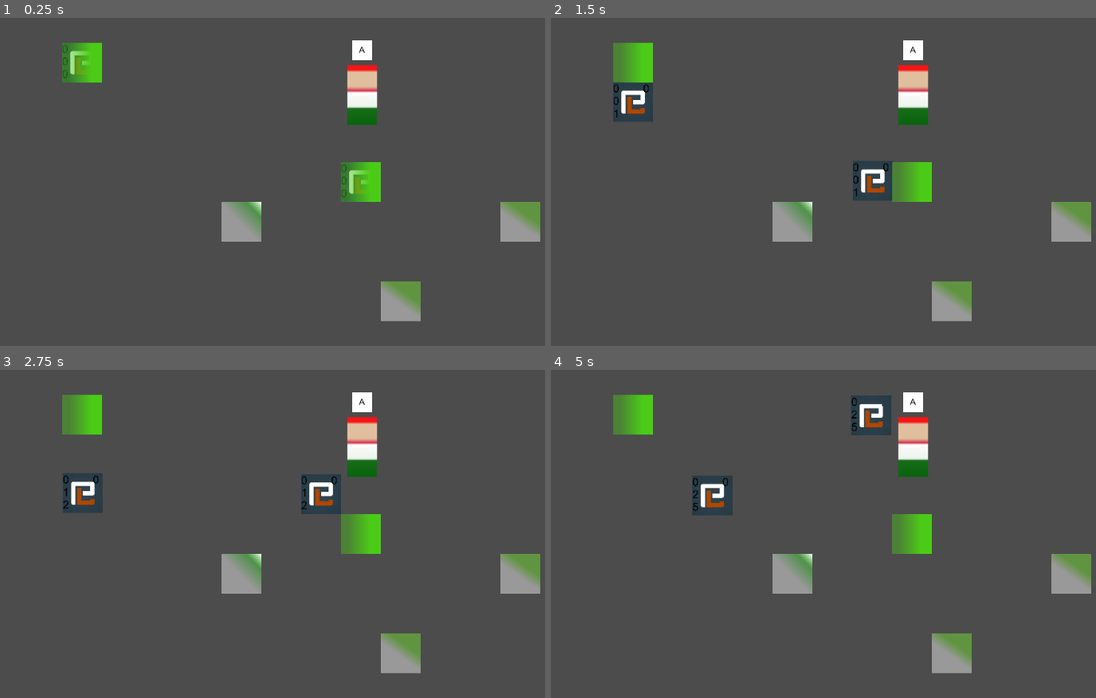
Above: before the commit, frames 1-4 (two rows, left to right).
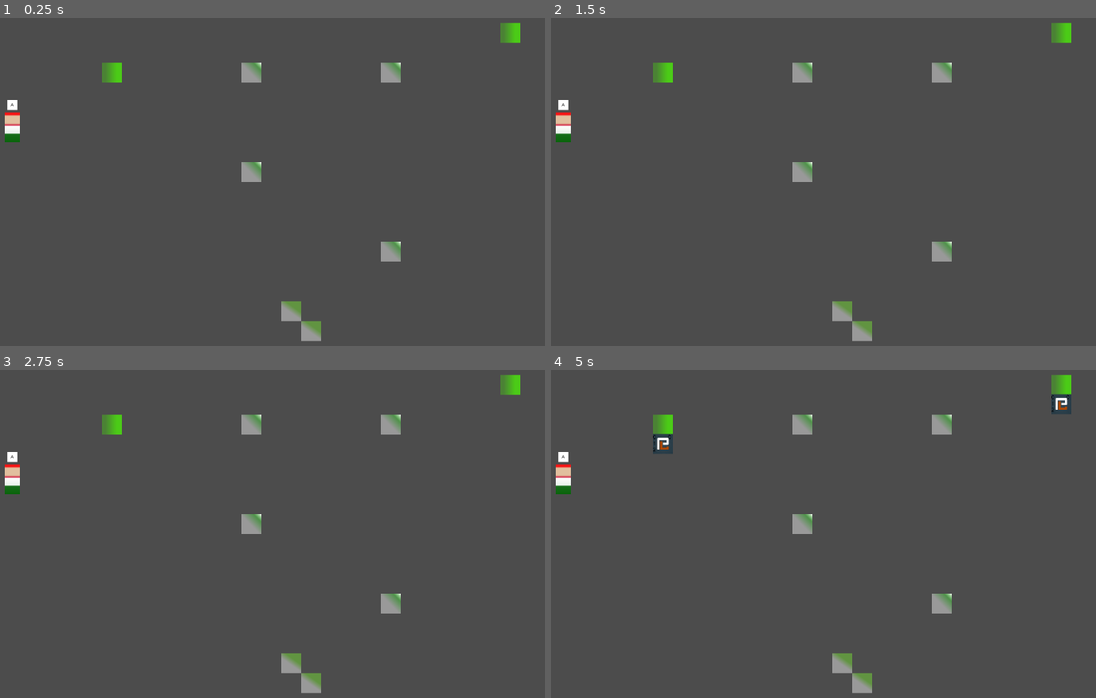
Above: after the commit, the same moments.

Repository: joschi1212/beansjam_2022
Game: Godot game, scene res://main/main.tscn
The game is run twice, just before and just after one commit, with the same random seed, the same clock (stepped at 60 frames per second) and the same inputs.
Inputs:
- Up to frame 1 (0.25 s): no input
- Up to frame 2 (1.5 s): tap Enter at 0.5 s; tap A (station_a) at 0.6, 1.35 s
- Up to frame 3 (2.75 s): tap Space at 2 s; tap A (station_a) at 2.1 s
- Up to frame 4 (5 s): tap Enter at 2.75 s; tap A (station_a) at 2.85, 3.6, 4.35 s

The runs differ from the first frame. In frame 1, 7.8% of the frame differs, in the area x 0-100%, y 1-99%; in frame 2, 9.4%; in frame 3, 9.5%; in frame 4, 9.9%.

Commit message:
Built level structure

Diff:
--- a/godot/consumer/consumer.gd
+++ b/godot/consumer/consumer.gd
@@ -1,9 +1,10 @@
 extends Node2D
 
-export(NodePath) var assembly_line_in
+export(Array, NodePath) var assembly_lines_in
 
 func _ready():
-	get_node(assembly_line_in).connect("item_at_end_of_line", self, "_on_item_at_end_of_line")
+	for ali in assembly_lines_in:
+		get_node(ali).connect("item_at_end_of_line", self, "_on_item_at_end_of_line")
 
 func _on_item_at_end_of_line(item):
 	item.get_parent().remove_child(item)
--- a/godot/main/main.tscn
+++ b/godot/main/main.tscn
@@ -7,19 +7,54 @@
 [ext_resource path="res://transitioner/transtitioner.tscn" type="PackedScene" id=6]
 [ext_resource path="res://station/station.tscn" type="PackedScene" id=7]
 
+[sub_resource type="Curve2D" id=10]
+_data = {
+"points": PoolVector2Array( 0, 0, 0, 0, -352, -224, 0, 0, 0, 0, -352, 352, 0, 0, 0, 0, 544, 352 )
+}
+
 [sub_resource type="Curve2D" id=1]
 _data = {
-"points": PoolVector2Array( 0, 0, 0, 0, -64, 0, 0, 0, 0, 0, -128, 0, 0, 0, 0, 0, -128, -64, 0, 0, 0, 0, -128, -128, 0, 0, 0, 0, -128, -192, 0, 0, 0, 0, -192, -192, 0, 0, 0, 0, -192, -128, 0, 0, 0, 0, -256, -128, 0, 0, 0, 0, -256, 64 )
+"points": PoolVector2Array( 0, 0, 0, 0, 544, 352, 0, 0, 0, 0, 800, 352, 0, 0, 0, 0, 800, -224, 0, 0, 0, 0, 544, -224 )
 }
 
 [sub_resource type="Curve2D" id=2]
 _data = {
-"points": PoolVector2Array( 0, 0, 0, 0, -320, 128, 0, 0, 0, 0, -320, 192, 0, 0, 0, 0, -320, 256, 0, 0, 0, 0, -256, 256, 0, 0, 0, 0, -256, 320, 0, 0, 0, 0, -192, 320, 0, 0, 0, 0, -128, 320, 0, 0, 0, 0, -64, 320, 0, 0, 0, 0, -64, 256 )
+"points": PoolVector2Array( 0, 0, 0, 0, 544, -224, 0, 0, 0, 0, 96, -224 )
 }
 
 [sub_resource type="Curve2D" id=3]
 _data = {
-"points": PoolVector2Array( 0, 0, 0, 0, 256, 128, 0, 0, 0, 0, 320, 128, 0, 0, 0, 0, 384, 128, 0, 0, 0, 0, 384, 192, 0, 0, 0, 0, 512, 192, 0, 0, 0, 0, 576, 192, 0, 0, 0, 0, 576, 128, 0, 0, 0, 0, 704, 128 )
+"points": PoolVector2Array( 0, 0, 0, 0, 96, -224, 0, 0, 0, 0, -32, -224, 0, 0, 0, 0, -32, 96, 0, 0, 0, 0, 96, 96 )
+}
+
+[sub_resource type="Curve2D" id=4]
+_data = {
+"points": PoolVector2Array( 0, 0, 0, 0, 96, 96, 0, 0, 0, 0, 224, 96, 0, 0, 0, 0, 224, 544 )
+}
+
+[sub_resource type="Curve2D" id=5]
+_data = {
+"points": PoolVector2Array( 0, 0, 0, 0, 896, -352, 0, 0, 0, 0, 896, 608, 0, 0, 0, 0, 512, 608, 0, 0, 0, 0, 512, 352 )
+}
+
+[sub_resource type="Curve2D" id=6]
+_data = {
+"points": PoolVector2Array( 0, 0, 0, 0, 512, 352, 0, 0, 0, 0, 512, -224 )
+}
+
+[sub_resource type="Curve2D" id=7]
+_data = {
+"points": PoolVector2Array( 0, 0, 0, 0, 512, -224, 0, 0, 0, 0, 512, -352, 0, 0, 0, 0, 64, -352, 0, 0, 0, 0, 64, -224 )
+}
+
+[sub_resource type="Curve2D" id=8]
+_data = {
+"points": PoolVector2Array( 0, 0, 0, 0, 64, -224, 0, 0, 0, 0, 64, 96 )
+}
+
+[sub_resource type="Curve2D" id=9]
+_data = {
+"points": PoolVector2Array( 0, 0, 0, 0, 64, 96, 0, 0, 0, 0, 64, 480, 0, 0, 0, 0, 320, 480, 0, 0, 0, 0, 320, 608, 0, 0, 0, 0, 256, 608 )
 }
 
 [node name="Node2D" type="Node2D"]
@@ -27,48 +62,101 @@
 [node name="Signaler" parent="." instance=ExtResource( 2 )]
 
 [node name="Camera2D" type="Camera2D" parent="."]
+offset = Vector2( 192, 128 )
 current = true
+zoom = Vector2( 2, 2 )
 
-[node name="AssemblyLine1" parent="." instance=ExtResource( 3 )]
-length = 8
+[node name="Station" parent="." instance=ExtResource( 7 )]
+position = Vector2( -672, -48 )
 
-[node name="AssemblyLine2" parent="." instance=ExtResource( 3 )]
-position = Vector2( 192, 0 )
+[node name="Map" type="Node2D" parent="."]
+position = Vector2( 32, 0 )
+
+[node name="SpawnerGreen" parent="Map" instance=ExtResource( 5 )]
+position = Vector2( -384, -224 )
+assembly_line_out_path = NodePath("../GreenLines/GSegment1")
+
+[node name="SpawnerBlue" parent="Map" instance=ExtResource( 5 )]
+position = Vector2( 896, -352 )
+assembly_line_out_path = NodePath("../BlueLines/BSegment1")
+
+[node name="TS1" parent="Map" instance=ExtResource( 6 )]
+position = Vector2( 512, 352 )
+assembly_line_in_A_path = NodePath("../GreenLines/GSegment1")
+assembly_line_in_B_path = NodePath("../BlueLines/BSegment1")
+assembly_line_out_X_path = NodePath("../GreenLines/GSegment2")
+assembly_line_out_Y_path = NodePath("../BlueLines/BSegment2")
+
+[node name="TS2" parent="Map" instance=ExtResource( 6 )]
+position = Vector2( 512, -224 )
+assembly_line_in_A_path = NodePath("../GreenLines/GSegment2")
+assembly_line_in_B_path = NodePath("../BlueLines/BSegment2")
+assembly_line_out_X_path = NodePath("../GreenLines/GSegment3")
+assembly_line_out_Y_path = NodePath("../BlueLines/BSegment3")
+
+[node name="TS3" parent="Map" instance=ExtResource( 6 )]
+position = Vector2( 64, -224 )
+assembly_line_in_A_path = NodePath("../GreenLines/GSegment3")
+assembly_line_in_B_path = NodePath("../BlueLines/BSegment3")
+assembly_line_out_X_path = NodePath("../GreenLines/GSegment4")
+assembly_line_out_Y_path = NodePath("../BlueLines/BSegment4")
+
+[node name="TS4" parent="Map" instance=ExtResource( 6 )]
+position = Vector2( 64, 96 )
+assembly_line_in_A_path = NodePath("../GreenLines/GSegment4")
+assembly_line_in_B_path = NodePath("../BlueLines/BSegment4")
+assembly_line_out_X_path = NodePath("../GreenLines/GSegment")
+assembly_line_out_Y_path = NodePath("../BlueLines/BSegment5")
+
+[node name="ConsumerGreen" parent="Map" instance=ExtResource( 4 )]
+position = Vector2( 192, 544 )
+assembly_lines_in = [ NodePath("../GreenLines/GSegment") ]
+
+[node name="GonsumerBlue" parent="Map" instance=ExtResource( 4 )]
+position = Vector2( 256, 608 )
+assembly_lines_in = [ NodePath("../BlueLines/BSegment5") ]
+
+[node name="GreenLines" type="Node2D" parent="Map"]
+position = Vector2( -32, 0 )
+
+[node name="GSegment1" parent="Map/GreenLines" instance=ExtResource( 3 )]
+curve = SubResource( 10 )
+length = 24
+
+[node name="GSegment2" parent="Map/GreenLines" instance=ExtResource( 3 )]
 curve = SubResource( 1 )
-length = 10
+length = 18
 
-[node name="AssemblyLine3" parent="." instance=ExtResource( 3 )]
-position = Vector2( 256, -64 )
+[node name="GSegment3" parent="Map/GreenLines" instance=ExtResource( 3 )]
 curve = SubResource( 2 )
 length = 8
 
-[node name="AssemblyLine4" parent="." instance=ExtResource( 3 )]
-position = Vector2( -320, -64 )
+[node name="GSegment4" parent="Map/GreenLines" instance=ExtResource( 3 )]
 curve = SubResource( 3 )
 length = 9
 
-[node name="Spawner" parent="." instance=ExtResource( 5 )]
-position = Vector2( -320, -192 )
-assembly_line_out_path = NodePath("../AssemblyLine1")
+[node name="GSegment" parent="Map/GreenLines" instance=ExtResource( 3 )]
+curve = SubResource( 4 )
+length = 10
 
-[node name="Transtitioner" parent="." instance=ExtResource( 6 )]
-position = Vector2( -64, 64 )
-assembly_line_in_A_path = NodePath("../AssemblyLine1")
-assembly_line_in_B_path = NodePath("../AssemblyLine2")
-assembly_line_out_X_path = NodePath("../AssemblyLine3")
-assembly_line_out_Y_path = NodePath("../AssemblyLine4")
+[node name="BlueLines" type="Node2D" parent="Map"]
 
-[node name="Consumer2" parent="." instance=ExtResource( 4 )]
-position = Vector2( 384, 64 )
-assembly_line_in = NodePath("../AssemblyLine4")
+[node name="BSegment1" parent="Map/BlueLines" instance=ExtResource( 3 )]
+curve = SubResource( 5 )
+length = 26
 
-[node name="Consumer3" parent="." instance=ExtResource( 4 )]
-position = Vector2( 192, 192 )
-assembly_line_in = NodePath("../AssemblyLine3")
+[node name="BSegment2" parent="Map/BlueLines" instance=ExtResource( 3 )]
+curve = SubResource( 6 )
+length = 10
 
-[node name="Spawner2" parent="." instance=ExtResource( 5 )]
-position = Vector2( 128, 0 )
-assembly_line_out_path = NodePath("../AssemblyLine2")
+[node name="BSegment3" parent="Map/BlueLines" instance=ExtResource( 3 )]
+curve = SubResource( 7 )
+length = 12
 
-[node name="Station" parent="." instance=ExtResource( 7 )]
-position = Vector2( 130, -140 )
+[node name="BSegment4" parent="Map/BlueLines" instance=ExtResource( 3 )]
+curve = SubResource( 8 )
+length = 6
+
+[node name="BSegment5" parent="Map/BlueLines" instance=ExtResource( 3 )]
+curve = SubResource( 9 )
+length = 14
--- a/godot/signaler/signaler.gd
+++ b/godot/signaler/signaler.gd
@@ -1,6 +1,6 @@
 extends Node
 
-export(int) var bpm = 30
+export(int) var bpm = 60
 var bps = bpm / 60.0
 
 func _ready():
--- a/godot/spawner/spawner.gd
+++ b/godot/spawner/spawner.gd
@@ -8,9 +8,6 @@
 func _ready():
 	_assembly_line_out = get_node(assembly_line_out_path)
 	Events.connect("new_tact", self, "_on_new_tact")
-	var item = _item_scene.instance()
-	_assembly_line_out.add_item_to_line(item)
 
 func _on_new_tact():
-	var item = _item_scene.instance()
-	_assembly_line_out.add_item_to_line(item)
+	_assembly_line_out.add_item_to_line(_item_scene.instance())
--- a/godot/spawner/spawner.tscn
+++ b/godot/spawner/spawner.tscn
@@ -13,5 +13,4 @@
 script = ExtResource( 1 )
 
 [node name="Sprite" type="Sprite" parent="."]
-scale = Vector2( 1, 1 )
 texture = SubResource( 2 )
Not shown: 1 places in godot/main/main.tscn that only renumber resources
